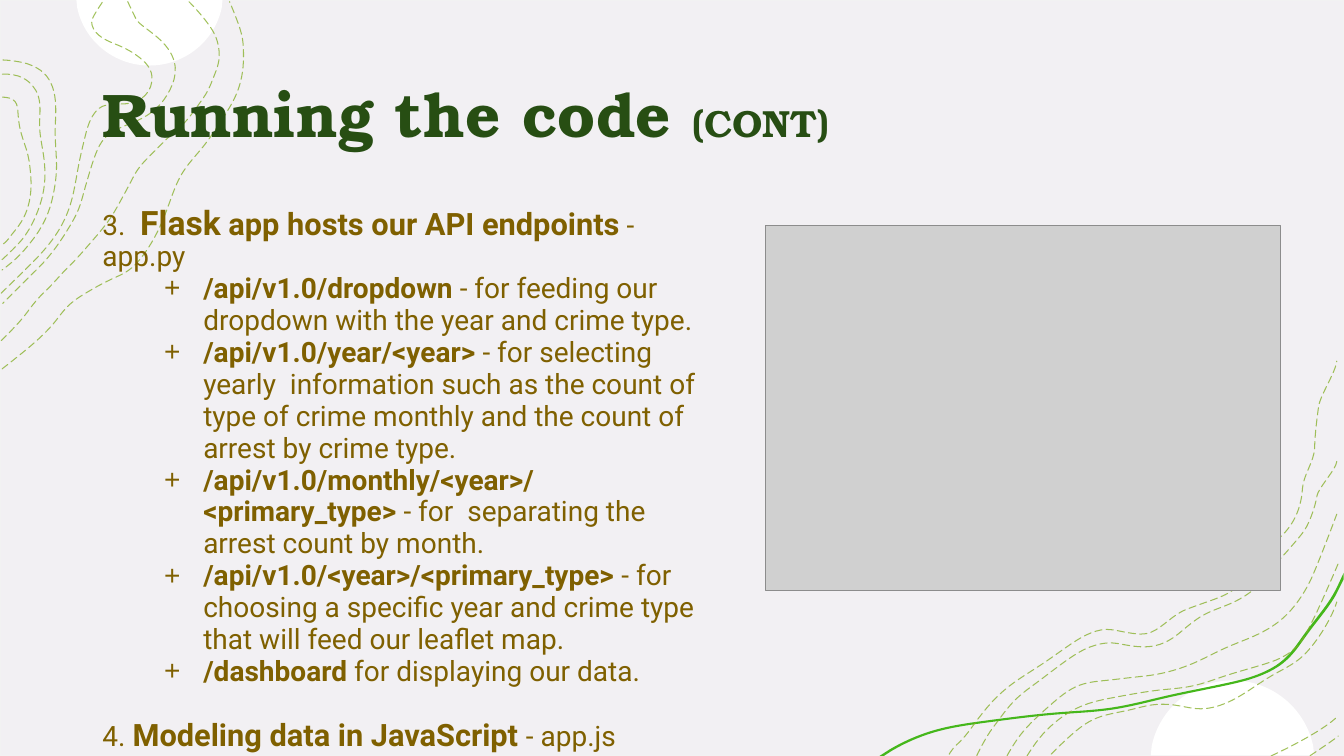
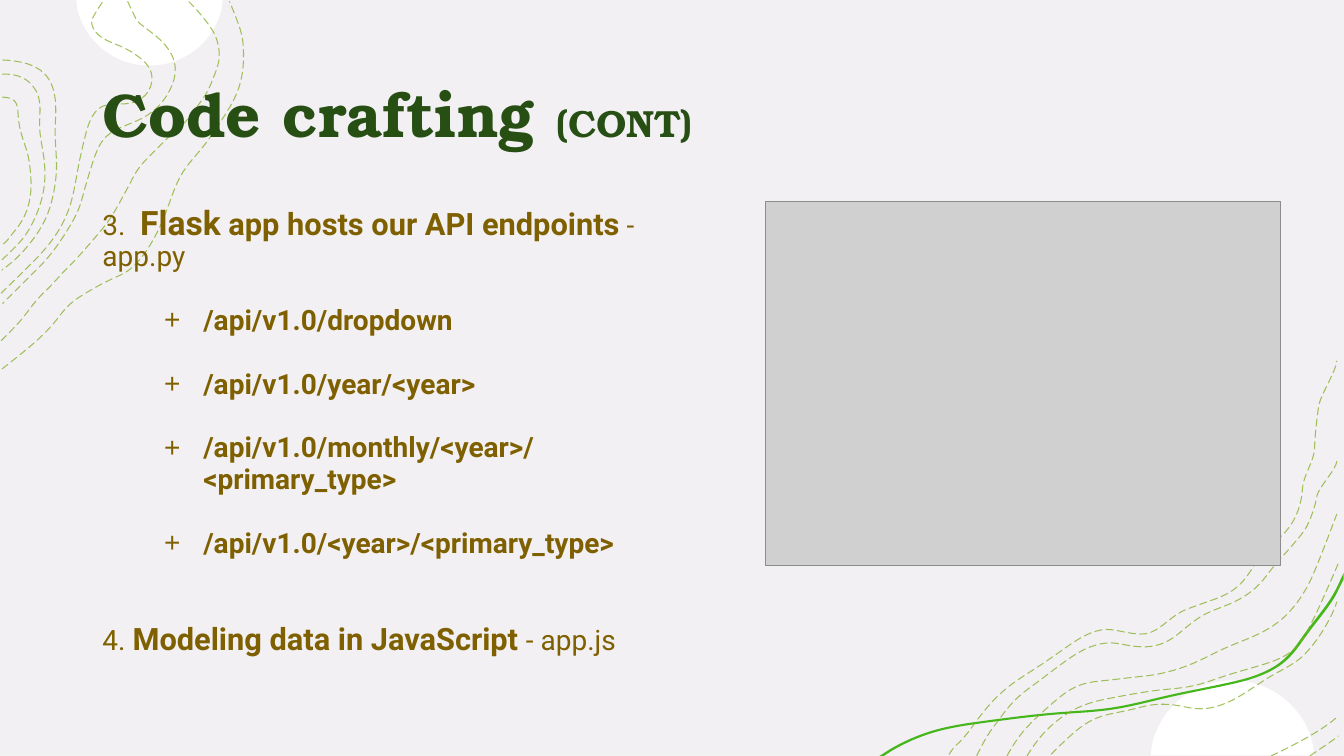
Before and after one commit to Karla-Flores/Chicago-Crime-Visualizing-Data, a slide deck: slide 4 of Chicago Crime 210816.pptx. Drawn at 1344x756 pixels with LibreOffice and Linux fonts; fonts in the diff are those of the drawing; grey boxes stand for pictures. Boxes give left, top, right and bottom in pixels: in the first picture for what was removed or moved away, otherwise in the second. Text is boxed around its words. In the diff, an @@ line names an element or a change of style, - is before the commit and + after.

Commit message:
presentation final

```diff
--- a/Chicago Crime 210816.pptx
+++ b/Chicago Crime 210816.pptx
@@ title at (x1=102, y1=76, x2=693, y2=154): text changed @@
-Running the code (CONT)
+Code crafting (CONT)
@@ picture moved from (x1=766, y1=226, x2=1281, y2=591) to (x1=766, y1=202, x2=1281, y2=567) @@
@@ text at (x1=203, y1=309, x2=614, y2=559): text changed; bold on @@
-+ /api/v1.0/dropdown - for feeding our dropdown with the year and crime type.
-+ /api/v1.0/year/<year> - for selecting yearly information such as the count of type of crime monthly and the count of arrest by crime type.
-+ /api/v1.0/monthly/<year>/<primary_type> - for separating the arrest count by month.
-+ /api/v1.0/<year>/<primary_type> - for choosing a specific year and crime type that will feed our leaflet map.
-+ /dashboard for displaying our data.
++ /api/v1.0/dropdown
++ /api/v1.0/year/<year>
++ /api/v1.0/monthly/<year>/<primary_type>
++ /api/v1.0/<year>/<primary_type>
```
Also in this commit, not shown: 1 other slide changed.
